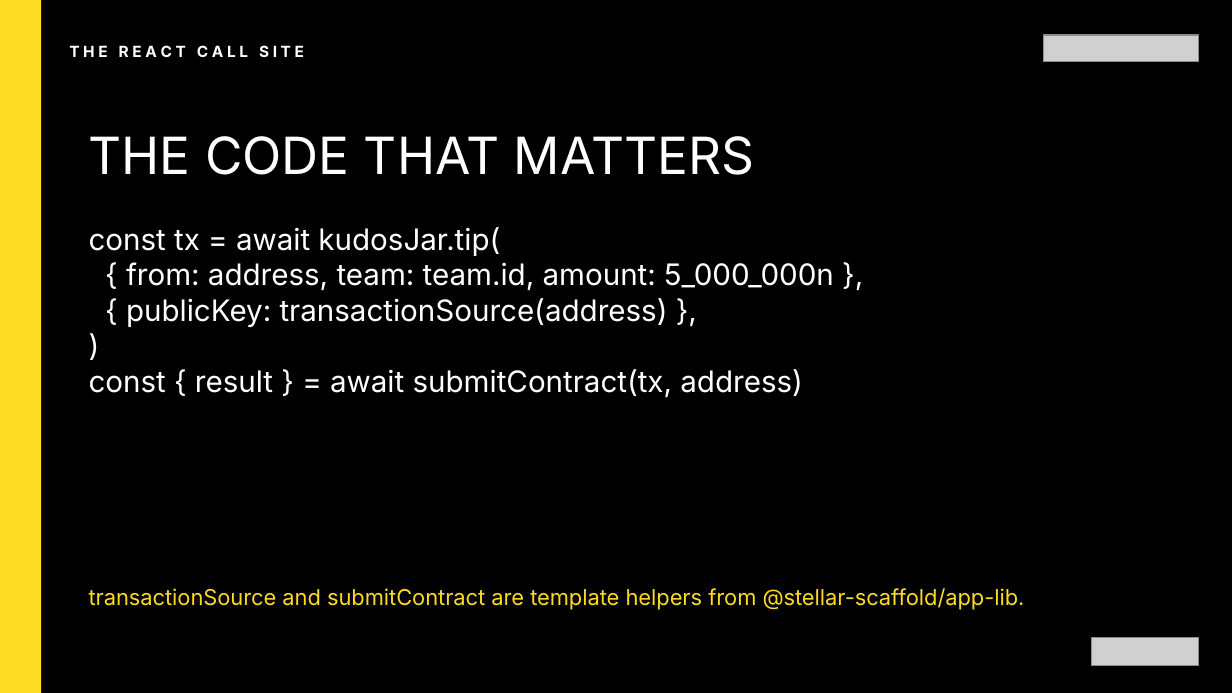
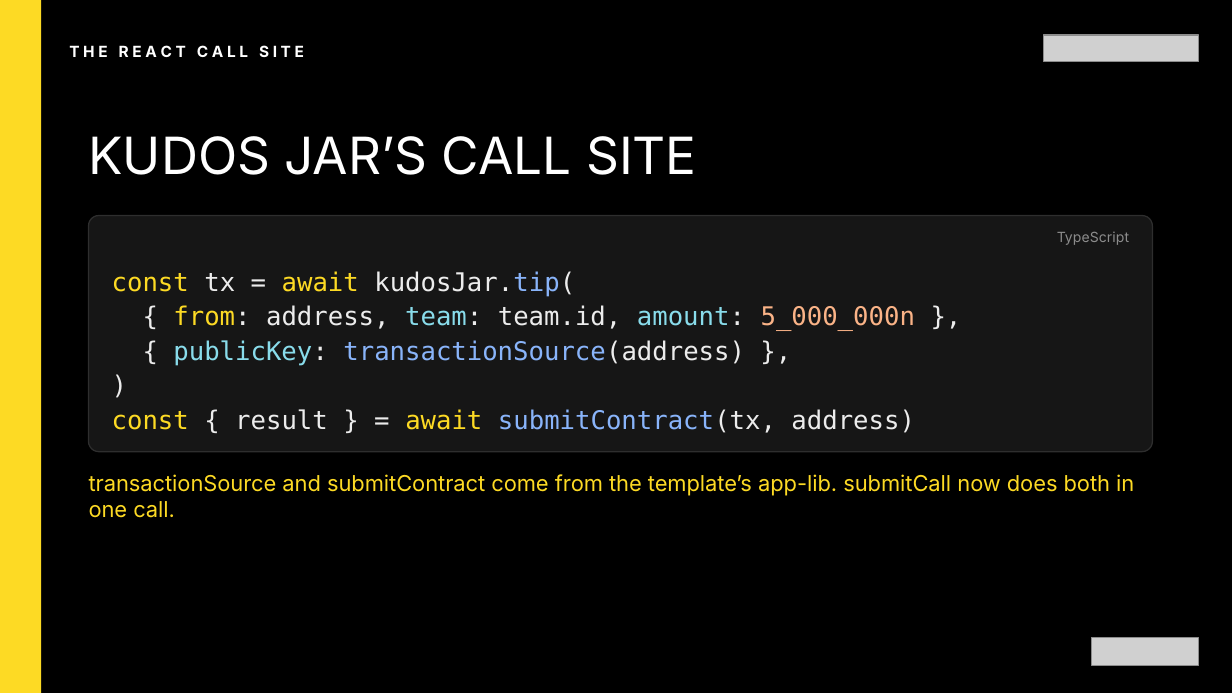
Before and after one commit to bitswell-hq/nidohq__scaffold-template, a slide deck: slide 28 of slides/dist/hack-meridian-smart-accounts.pptx. Drawn at 1232x693 pixels with LibreOffice and Linux fonts; fonts in the diff are those of the drawing; grey boxes stand for pictures. Boxes give left, top, right and bottom in pixels: in the first picture for what was removed or moved away, otherwise in the second. Text is boxed around its words. In the diff, an @@ line names an element or a change of style, - is before the commit and + after.

Commit message:
feat(slides): conversational rework with highlighted code
Rewrite the talk in a conversational voice, drop the template's numbered
steps/takeaways layouts, replace the build-your-own command list with a
pointer to template/NIDO.md, and highlight code slides token by token.
17 talk slides (15:00) plus 13 appendix slides. Nido links use
test.nido.fyi, matching #1.

```diff
--- a/slides/dist/hack-meridian-smart-accounts.pptx
+++ b/slides/dist/hack-meridian-smart-accounts.pptx
@@ text at (89, 136, 697, 175): text changed @@
-THE CODE THAT MATTERS
+KUDOS JAR’S CALL SITE
@@ rounded rectangle added at (89, 216, 1153, 452), fill #161616, outline #2E2E2E 0.75 pt @@
@@ text added at (1057, 232, 1129, 245), 8.2 pt, text #8C8C8C @@
+TypeScript
@@ text at (112, 271, 915, 433): text changed; size 17.2 to 15 pt; font Inter to DejaVu Sans Mono; text colour #FFFFFF to #ECECEC @@
-const tx = await kudosJar.tip(
-{ from: address, team: team.id, amount: 5_000_000n },
-{ publicKey: transactionSource(address) },
-)
-const { result } = await submitContract(tx, address)
+const tx = await kudosJar.tip(
+{ from: address, team: team.id, amount: 5_000_000n },
+{ publicKey: transactionSource(address) },
+)
+const { result } = await submitContract(tx, address)
@@ text at (89, 474, 1134, 518): text changed @@
-transactionSource and submitContract are template helpers from @stellar-scaffold/app-lib.
+transactionSource and submitContract come from the template’s app-lib. submitCall now does both in one call.
```
Also in this commit, not shown: 22 other slides changed, 6 slides added, 7 slides removed, 14 other files.
